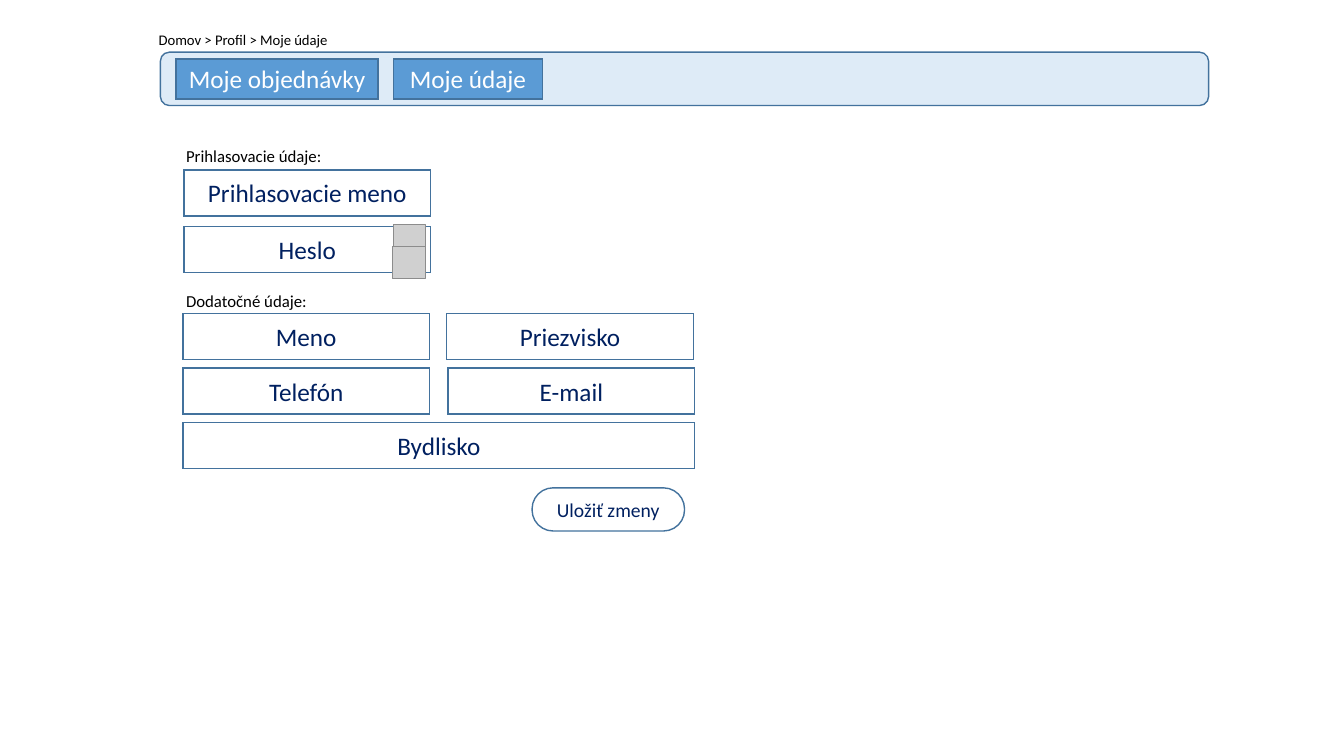
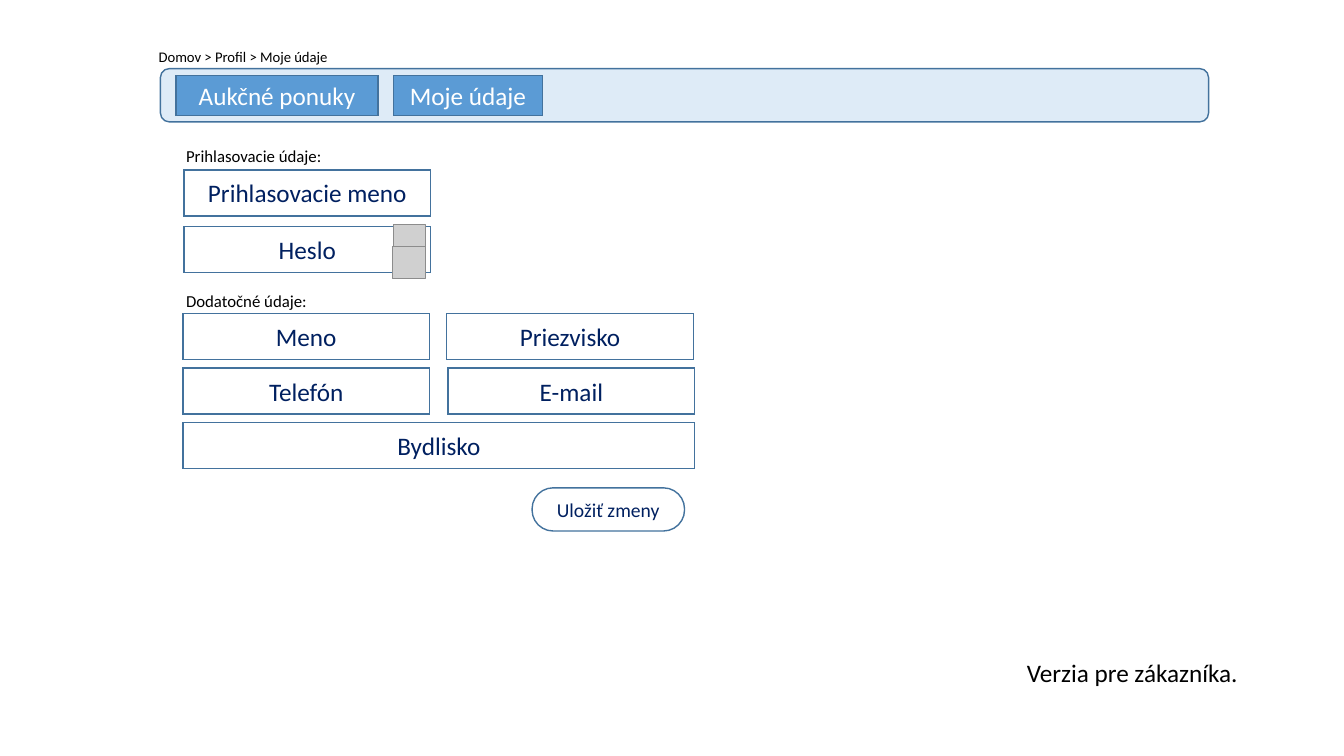
Before and after one commit to milantru/ServIS, a slide deck: slide 27 of docs/B-Servis WebApp UI koncept.pptx. Drawn at 1344x756 pixels with LibreOffice and Linux fonts; fonts in the diff are those of the drawing; grey boxes stand for pictures. Boxes give left, top, right and bottom in pixels: in the first picture for what was removed or moved away, otherwise in the second. Text is boxed around its words. In the diff, an @@ line names an element or a change of style, - is before the commit and + after.

```diff
--- a/docs/B-Servis WebApp UI koncept.pptx
+++ b/docs/B-Servis WebApp UI koncept.pptx
@@ text "Domov > Profil > Moje ...": place and size @@
-text "Domov > Profil > Moje ..." at (159,34,327,48)
+text "Domov > Profil > Moje ..." at (159,51,327,65)
@@ rounded rectangle: place and size @@
-rounded rectangle at (160,52,1209,106)
+rounded rectangle at (160,69,1209,122)
@@ rectangle "Aukčné ponuky": place and size @@
-rectangle "Aukčné ponuky" at (176,58,378,99)
+rectangle "Aukčné ponuky" at (176,76,378,116)
@@ text in rectangle at (199,87,355,109): text changed @@
-Moje objednávky
+Aukčné ponuky
@@ rectangle "Moje údaje": place and size @@
-rectangle "Moje údaje" at (394,58,542,99)
+rectangle "Moje údaje" at (394,76,542,116)
@@ text added at (1027,664,1237,686), 18 pt, text #000000 @@
+Verzia pre zákazníka.
```
Also in this commit, not shown: 21 other slides changed, 2 slides added, 2 other files.
